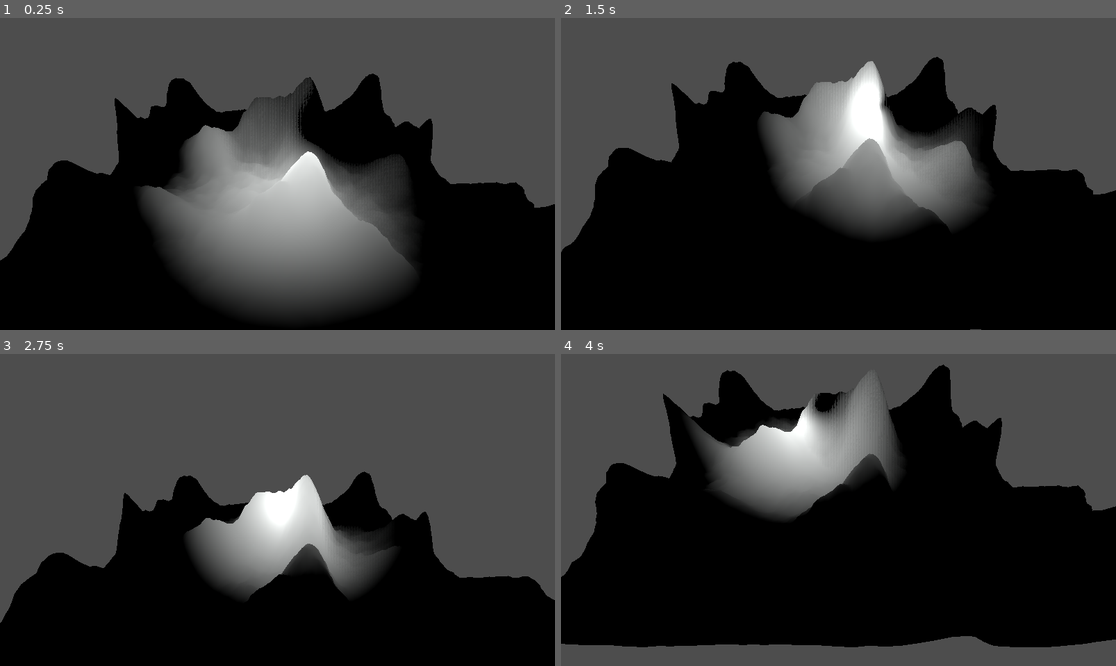
Above: before the commit, frames 1-4 (two rows, left to right).
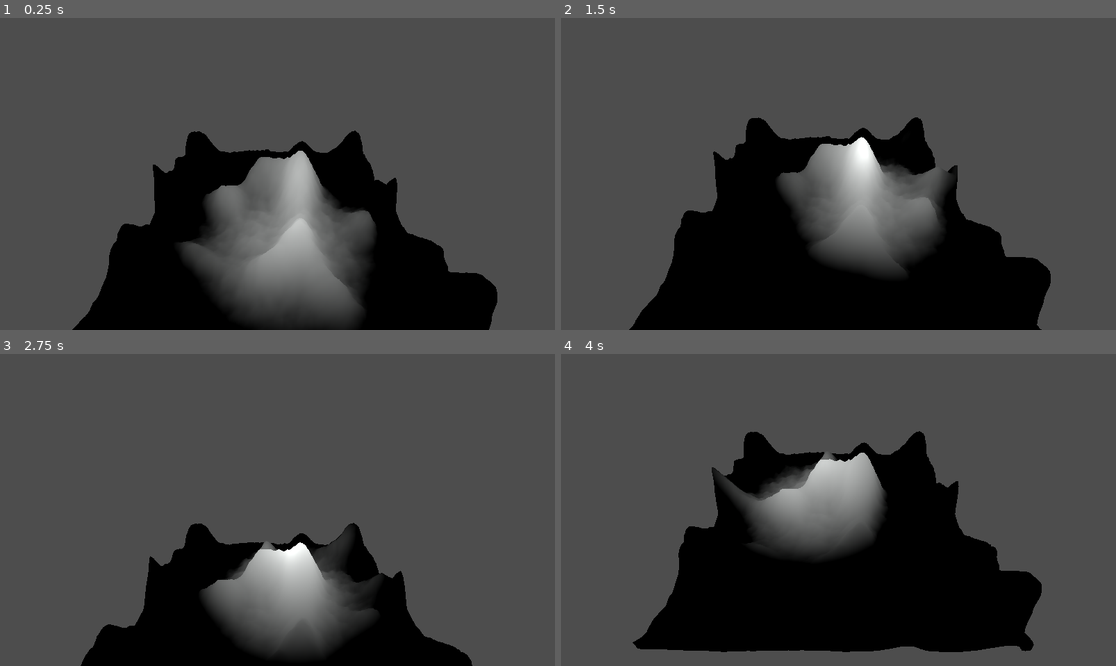
Above: after the commit, the same moments.

Repository: WickerBaskett/CS686-Homework1
Game: Godot game, scene res://scenes/mountain.tscn
Same seed, same stepped clock (60 frames per second), same inputs: the game is played once before the commit and once after it.
Inputs (mouse positions are in pixels of both pictures, inside the frame that each line leads up to):
- Up to frame 1 (0.25 s): no input
- Up to frame 2 (1.5 s): move the mouse to (960, 158) at 0.52 s; move the mouse to (727, 189) at 1.27 s
- Up to frame 3 (2.75 s): move the mouse to (333, 441) at 2.02 s
- Up to frame 4 (4 s): move the mouse to (810, 572) at 2.77 s; move the mouse to (1005, 556) at 3.52 s

The runs differ from the first frame. In frame 1, 43% of the frame differs, in the area x 0-100%, y 17-100%; in frame 2, 40%; in frame 3, 33%; in frame 4, 41%.

Commit message:
Got normal vector calculations working properly

Diff:
--- a/scenes/mountain.tscn
+++ b/scenes/mountain.tscn
@@ -2,7 +2,7 @@
 
 [ext_resource type="Shader" path="res://shaders/terrain.gdshader" id="1_6kjtp"]
 [ext_resource type="Script" path="res://scripts/camera_controller.gd" id="2_4ec4r"]
-[ext_resource type="Script" path="res://scripts/omni_light_3d.gd" id="2_woigl"]
+[ext_resource type="Script" path="res://scripts/sun.gd" id="2_cs0hd"]
 
 [sub_resource type="FastNoiseLite" id="FastNoiseLite_jxaet"]
 frequency = 0.0068
@@ -31,6 +31,7 @@
 frequency = 0.0432
 
 [sub_resource type="NoiseTexture2D" id="NoiseTexture2D_3hldj"]
+as_normal_map = true
 noise = SubResource("FastNoiseLite_xbjlv")
 
 [sub_resource type="FastNoiseLite" id="FastNoiseLite_0le2x"]
@@ -47,12 +48,12 @@
 frequency = 0.019
 
 [sub_resource type="NoiseTexture2D" id="NoiseTexture2D_kerrn"]
+as_normal_map = true
 noise = SubResource("FastNoiseLite_6vl5l")
 
 [sub_resource type="ShaderMaterial" id="ShaderMaterial_4dtuo"]
 render_priority = 0
 shader = ExtResource("1_6kjtp")
-shader_parameter/scale = 1.0
 shader_parameter/noise1 = SubResource("NoiseTexture2D_f5cr8")
 shader_parameter/noise1Normal = SubResource("NoiseTexture2D_1087o")
 shader_parameter/noise2 = SubResource("NoiseTexture2D_oiy2s")
@@ -72,13 +73,13 @@
 mesh = SubResource("PlaneMesh_2tsj7")
 
 [node name="OmniLight3D" type="OmniLight3D" parent="."]
-transform = Transform3D(1, 0, 0, 0, 1, 0, 0, 0, 1, -1.52218, 2.70895, 0.380958)
+transform = Transform3D(1, 0, 0, 0, 1, 0, 0, 0, 1, -1.52218, 4.7758, 0.380958)
 light_color = Color(0.982158, 0.995009, 0.98866, 1)
 light_energy = 1.402
 light_size = 23.705
-omni_range = 5.984
-script = ExtResource("2_woigl")
+omni_range = 6.832
+script = ExtResource("2_cs0hd")
 
 [node name="Camera3D" type="Camera3D" parent="."]
-transform = Transform3D(1, 0, 0, 0, 0.810021, 0.586401, 0, -0.586401, 0.810021, 0.130093, 6.30153, 9.13931)
+transform = Transform3D(1, 0, 0, 0, 0.810021, 0.586401, 0, -0.586401, 0.810021, 0.130093, 10.6283, 9.80425)
 script = ExtResource("2_4ec4r")
--- a/scripts/camera_controller.gd
+++ b/scripts/camera_controller.gd
@@ -7,7 +7,7 @@
 
 
 # Called every frame. 'delta' is the elapsed time since the previous frame.
-func _process(delta: float) -> void:
+func _process(_delta: float) -> void:
 		pass
 
 func _input(event):
--- a/scripts/omni_light_3d.gd
+++ b/scripts/sun.gd
@@ -1,4 +1,6 @@
 extends OmniLight3D
+
+@export var radius : float = 2.0;
 
 var wave : float = 0.0;
 
@@ -10,4 +12,4 @@
 # Called every frame. 'delta' is the elapsed time since the previous frame.
 func _process(delta: float) -> void:
 	wave += delta;
-	position = Vector3(sin(wave) * 2.0, position.y, cos(wave) * 2.0);
+	position = Vector3(sin(wave) * radius, position.y, cos(wave) * radius);
--- a/shaders/terrain.gdshader
+++ b/shaders/terrain.gdshader
@@ -7,31 +7,44 @@
 uniform sampler2D noise3;
 uniform sampler2D noise3Normal;
 
-uniform float scale = 1.0;
+// Offset of points used to calculate the Normal Vector
+const float pos_offset = 1.0;
 
 varying vec2 tex_position;
 
 // Calculates the height of a given position based on 3 layers of fractal noise
 float get_height(vec2 pos) {
-	float layer1 = pow(texture(noise1, pos).r,4) * (scale * 4.0);
-	float layer2 = texture(noise2, pos).r * (scale / 2.0);
-	float layer3 = texture(noise3, pos).r * (scale / 4.0);
+	float layer1 = pow(texture(noise1, pos).r, 4.0) * (1.0 * 4.0);
+	float layer2 = texture(noise2, pos).r * (1.0 / 2.0);
+	float layer3 = texture(noise3, pos).r * (1.0 / 4.0);
 
 	return layer1 + layer2 + layer3;
 }
 
 void vertex() {
-
-
+	// Set the current positions height
 	float height = get_height(UV);
 	VERTEX.y = height;
 
-	// Figure out using the cross product to calculate the normal map, this should work I think
+	// Get the world coordinates of the current vertex
+	vec3 world_vert = (MODEL_MATRIX * vec4(VERTEX, 1.0)).xyz;
+
+	// Get two vectors near the current position
+	vec3 p0 = vec3(world_vert.x, height, world_vert.z);
+	vec3 p1 = vec3(world_vert.x, get_height(UV - vec2(0, -pos_offset)), world_vert.z - pos_offset);
+	vec3 p2 = vec3(world_vert.x - pos_offset, get_height(UV - vec2(-pos_offset, 0)), 0.0);
+
+	// Find two vectors in the plane perpendicular to the normal
+	vec3 v1 = p1 - p0;
+	vec3 v2 = p2 - p0;
+
+	// Calculate the normal based on the cross product of two vectors
+	NORMAL = cross(v1, v2);
 }
 
 void fragment() {
-	NORMAL_MAP = (texture(noise1Normal, tex_position).xyz * scale * 4.0) + (texture(noise2Normal, tex_position).xyz * scale / 2.0) + (texture(noise2Normal, tex_position).xyz * scale / 4.0);
-}
+
+	}
 
 //void light() {
 	// Called for every pixel for every light affecting the material.
